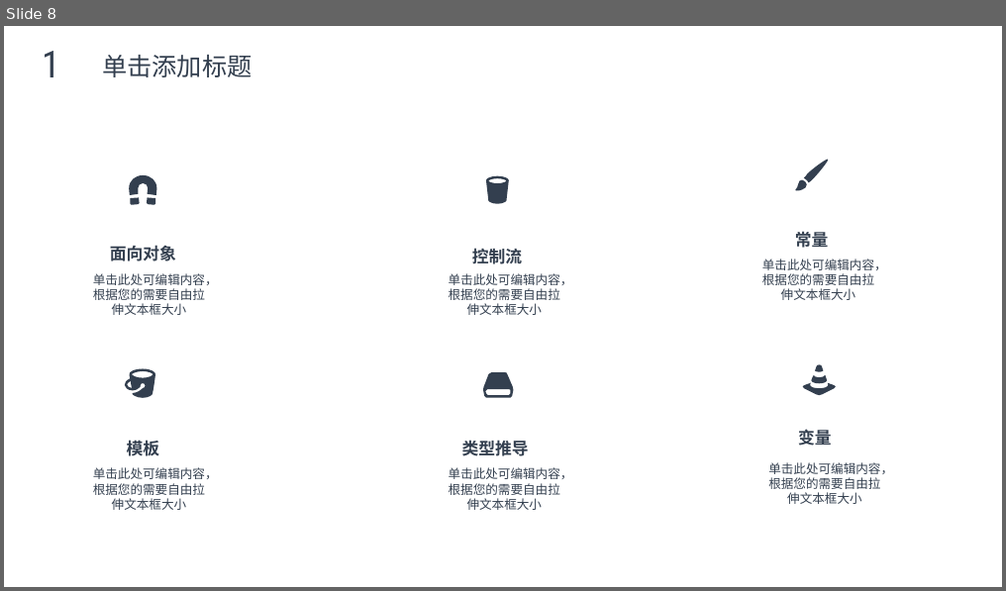
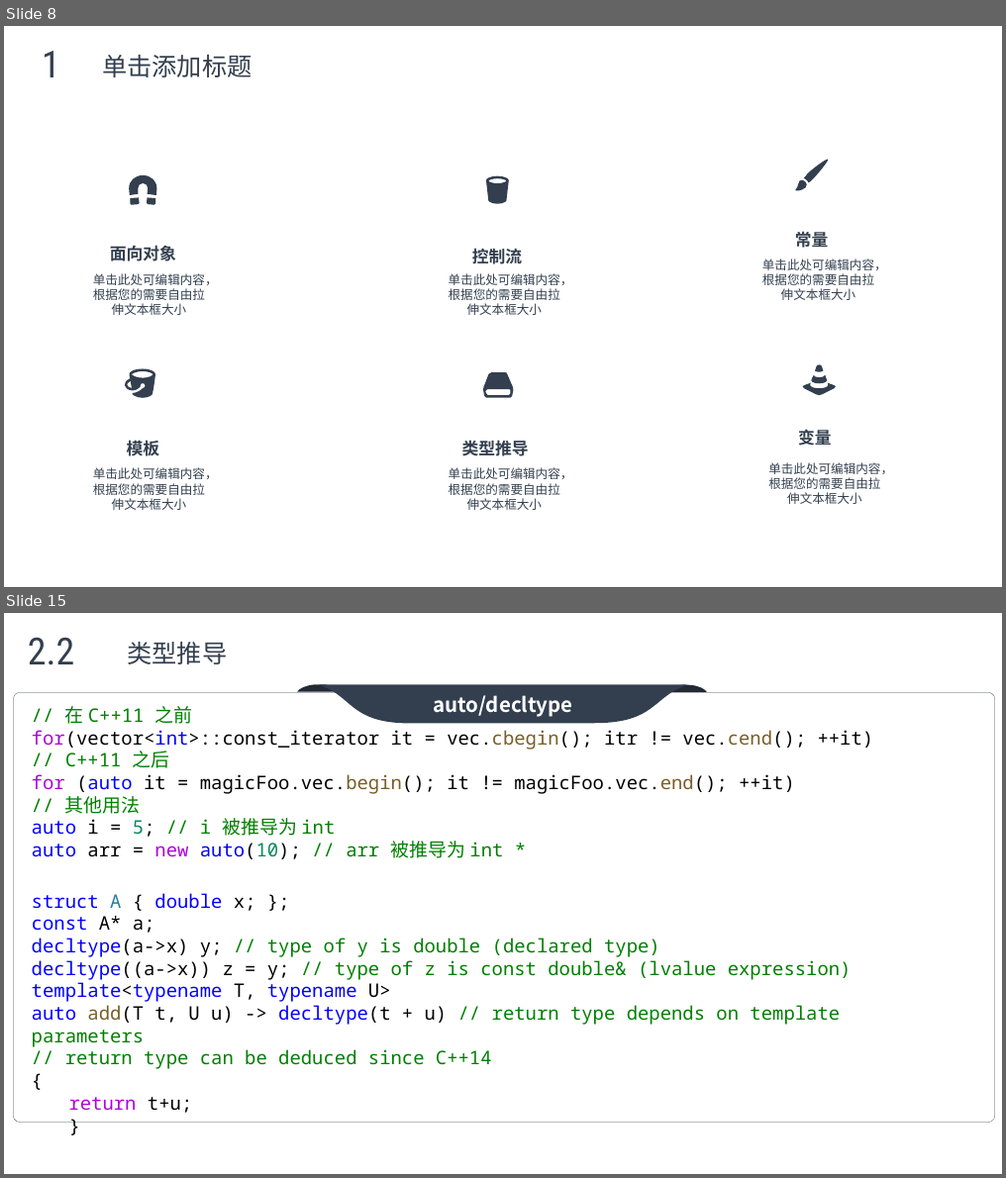
Before and after one commit to max4sharing/modern_cpp, a slide deck: C++11.pptx. Shown one above the other, each under a label of ours: slide 8 before the commit, slides 8 and 15 after it; the slides between them are not shown. The pictures are 1006x591 and 1006x1178 pixels, drawn with LibreOffice and Linux fonts; fonts in the diff are those of the drawing; background and template pictures are left out. Boxes give left, top, right and bottom in pixels: in the first picture for what was removed or moved away, otherwise in the second. Text is boxed around its words. In the diff, an @@ line names an element or a change of style, - is before the commit and + after.

```diff
--- a/C++11.pptx
+++ b/C++11.pptx
@@ slide 15 added at <box>4,613,1002,1174</box>, background picture (left out) @@
@@ text added at <box>28,637,74,664</box>, 36 pt, text #333F4F @@
+2.2
@@ text added at <box>128,642,228,664</box>, 24 pt, text #333F4F @@
+类型推导
@@ group added at <box>14,685,995,1122</box>: 3 freeform shapes, 1 rounded rectangle @@
+auto/decltype
@@ text added at <box>32,706,874,860</box>, 18 pt, text #000000 @@
+// 在 C++11 之前
+for(vector<int>::const_iterator it = vec.cbegin(); itr != vec.cend(); ++it)
+// C++11 之后
+for (auto it = magicFoo.vec.begin(); it != magicFoo.vec.end(); ++it)
+// 其他用法
+auto i = 5; // i 被推导为 int
+auto arr = new auto(10); // arr 被推导为 int *
@@ text added at <box>32,893,851,1113</box>, 18 pt, text #008000 @@
+struct A { double x; };
+const A* a;
+decltype(a->x) y; // type of y is double (declared type)
+decltype((a->x)) z = y; // type of z is const double& (lvalue expression)
+template<typename T, typename U>
+auto add(T t, U u) -> decltype(t + u) // return type depends on template parameters
+// return type can be deduced since C++14
+{
+  return t+u;
+}
```
Also in this commit, not shown: 3 slides changed, 6 other slides added, 4 slides removed.
